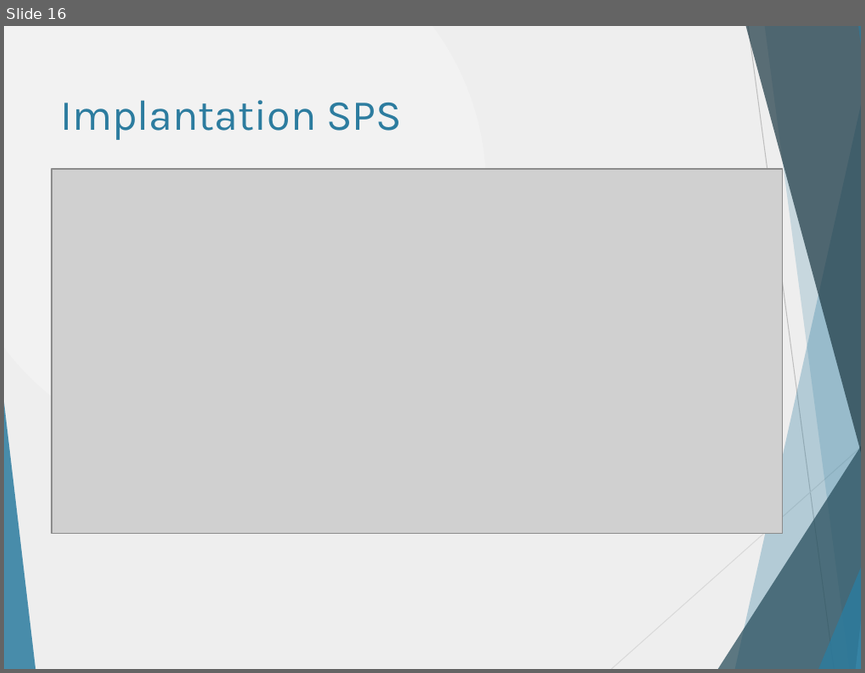
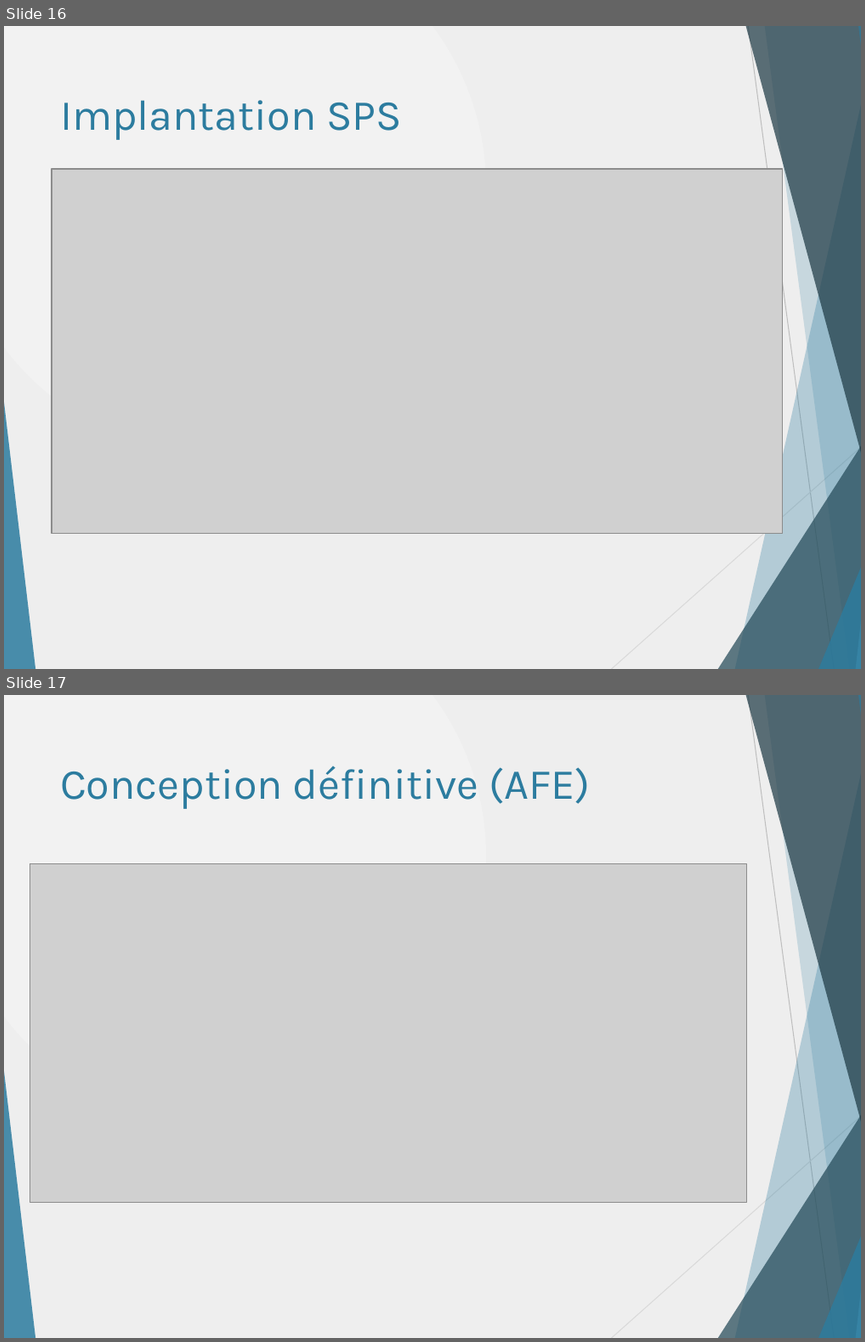
Before and after one commit to danthib76/DesignIV, a slide deck: Remise/Remise 2/Presentation1_corrigee_DT.pptx. Shown one above the other, each under a label of ours: slide 16 before the commit, slides 16 and 17 after it. The pictures are 865x673 and 865x1342 pixels, drawn with LibreOffice and Linux fonts; fonts in the diff are those of the drawing; grey boxes stand for pictures. Boxes give left, top, right and bottom in pixels: in the first picture for what was removed or moved away, otherwise in the second. Text is boxed around its words. In the diff, an @@ line names an element or a change of style, - is before the commit and + after.

```diff
--- a/Remise/Remise 2/Presentation1_corrigee_DT.pptx
+++ b/Remise/Remise 2/Presentation1_corrigee_DT.pptx
@@ slide 17 added at (x1=4, y1=695, x2=861, y2=1338), background gradient #F2F2F2 to #EEEEEE; not listed: 10 template elements that a slide beside it also shows @@
@@ title added at (x1=60, y1=766, x2=590, y2=809), 36 pt, text #2C7C9F @@
+Conception définitive (AFE)
@@ picture added at (x1=30, y1=864, x2=747, y2=1202) @@
```
Also in this commit, not shown: 2 other slides added.
